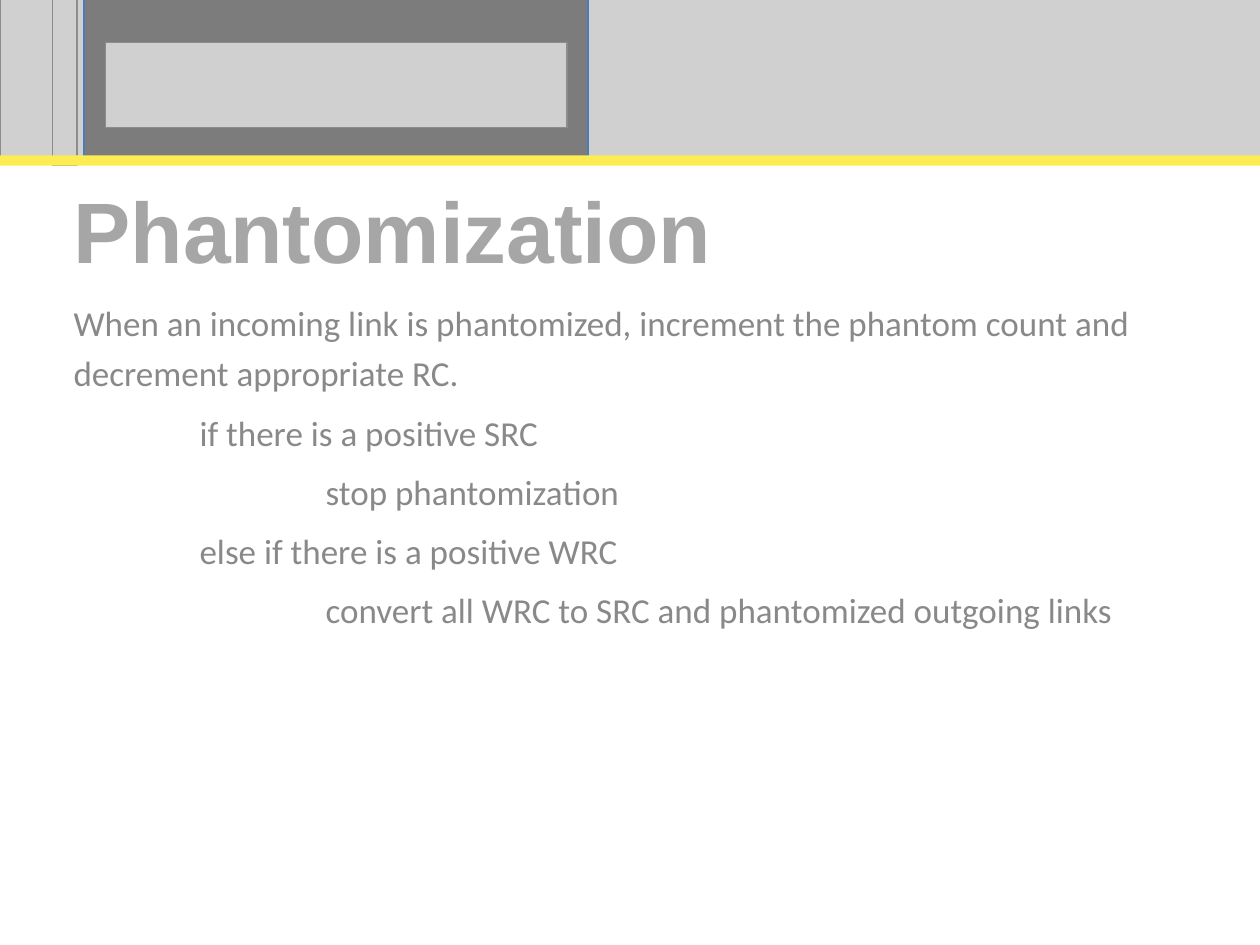
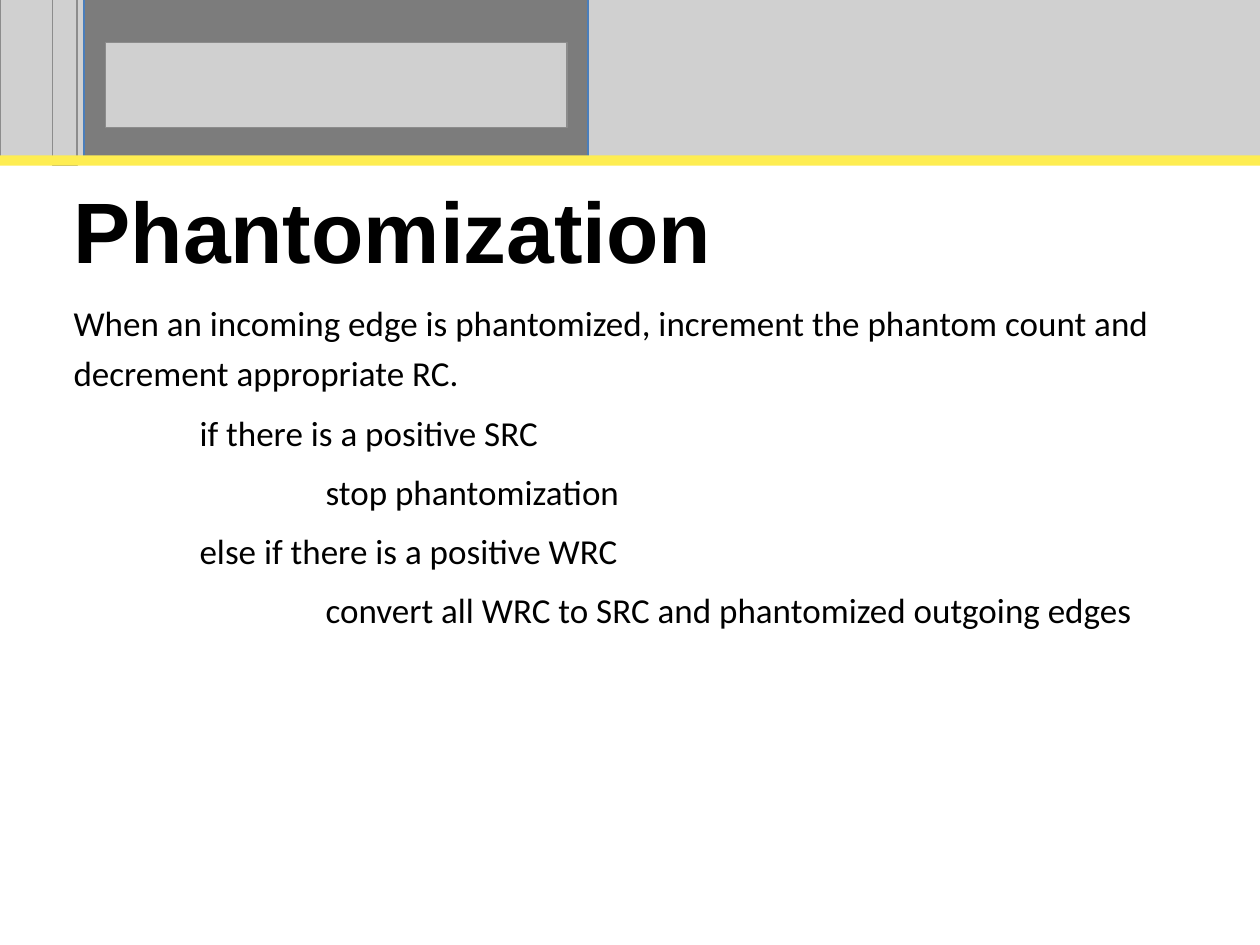
Before and after one commit to perpetualcoder/thesis, a slide deck: slide 36 of thesisppt/defense.ppt. Drawn at 1260x945 pixels with LibreOffice and Linux fonts; fonts in the diff are those of the drawing; grey boxes stand for pictures. Boxes give left, top, right and bottom in pixels: in the first picture for what was removed or moved away, otherwise in the second. Text is boxed around its words. In the diff, an @@ line names an element or a change of style, - is before the commit and + after.

```diff
--- a/thesisppt/defense.ppt
+++ b/thesisppt/defense.ppt
@@ title "Phantomization" at [74,201,712,264]: text colour #A6A6A6 to #000000 @@
@@ subtitle at [74,311,1148,392]: text changed; text colour #898989 to #000000 @@
-When an incoming link is phantomized, increment the phantom count and decrement appropriate RC.
+When an incoming edge is phantomized, increment the phantom count and decrement appropriate RC.
@@ subtitle at [200,421,619,570]: text colour #898989 to #000000 in "if there is a positive SRC", "stop phantomization", "else if there is a positive WRC" @@
@@ subtitle at [326,598,1131,629]: text changed; text colour #898989 to #000000 @@
-convert all WRC to SRC and phantomized outgoing links
+convert all WRC to SRC and phantomized outgoing edges
```
Also in this commit, not shown: 20 other slides changed, 3 slides added, 4 slides removed, 8 other files.
